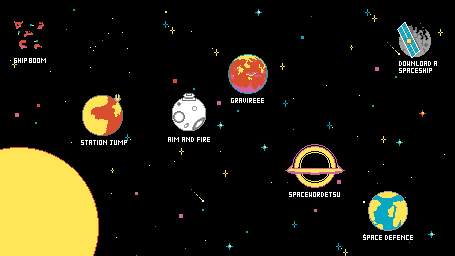
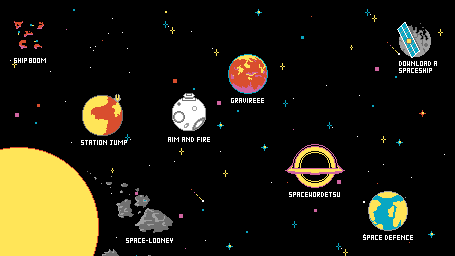
The second 455x256 image is a revision of the first. Changes to its layers:
added layer "Spacelooney" above "DownloadASpaceship" over (87, 171, 173, 256)
